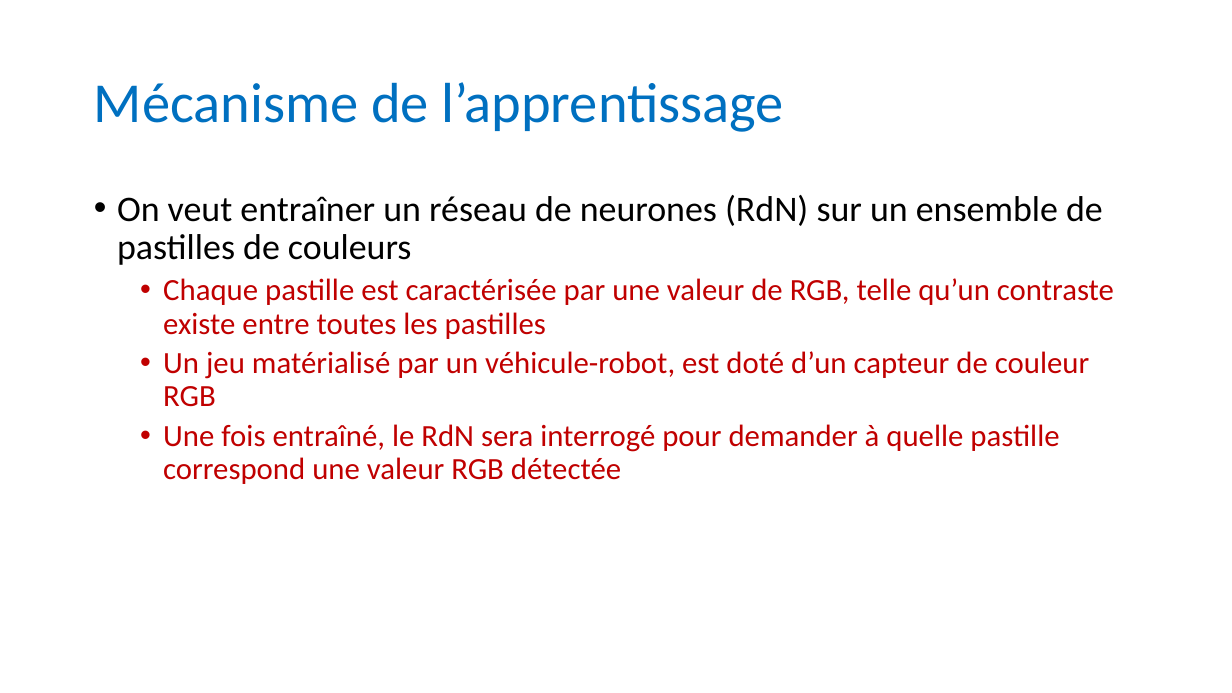
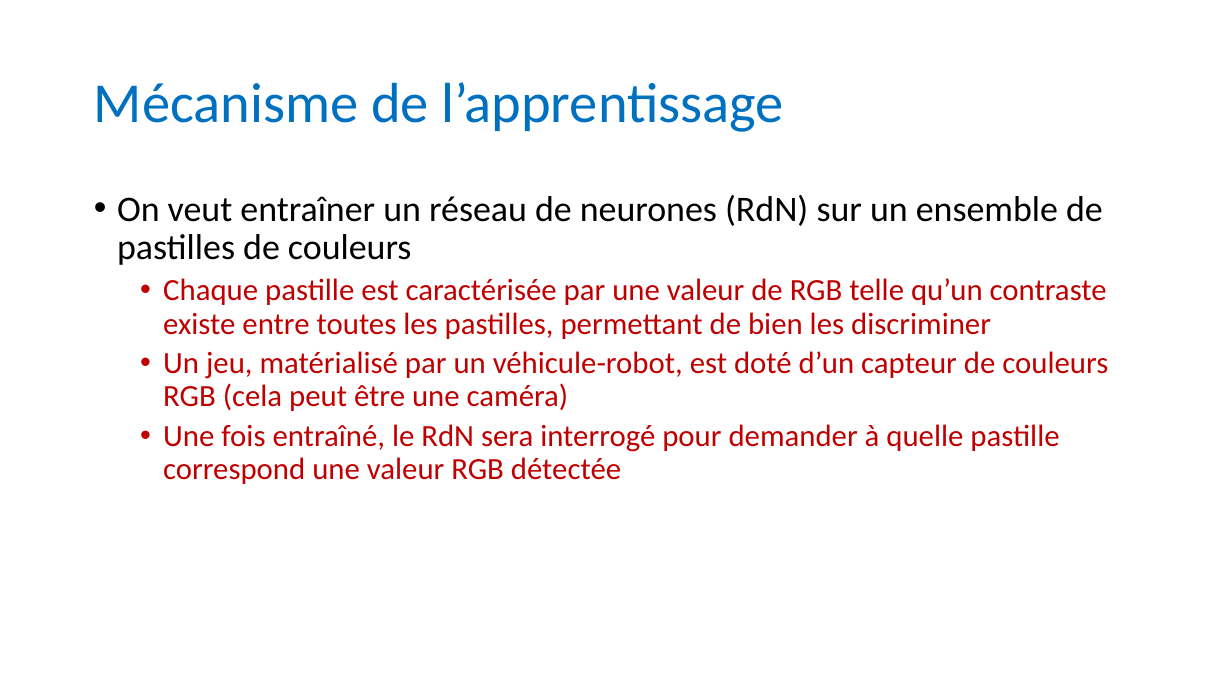
Before and after one commit to anumby-source/RobotServiceJeunesse2023, a slide deck: slide 2 of TCS34725/Apprentissage pour Les pastilles.pptx. Drawn at 1232x693 pixels with LibreOffice and Linux fonts; fonts in the diff are those of the drawing. Boxes give left, top, right and bottom in pixels: in the first picture for what was removed or moved away, otherwise in the second. Text is boxed around its words. In the diff, an @@ line names an element or a change of style, - is before the commit and + after.

```diff
--- a/TCS34725/Apprentissage pour Les pastilles.pptx
+++ b/TCS34725/Apprentissage pour Les pastilles.pptx
@@ text at <box>163,278,1108,411</box>: text changed @@
-  • Chaque pastille est caractérisée par une valeur de RGB, telle qu’un contraste existe entre toutes les pastilles
-  • Un jeu matérialisé par un véhicule-robot, est doté d’un capteur de couleur RGB
+  • Chaque pastille est caractérisée par une valeur de RGB telle qu’un contraste existe entre toutes les pastilles, permettant de bien les discriminer
+  • Un jeu, matérialisé par un véhicule-robot, est doté d’un capteur de couleurs RGB (cela peut être une caméra)
```
Also in this commit, not shown: 6 other slides changed, 1 other file.
